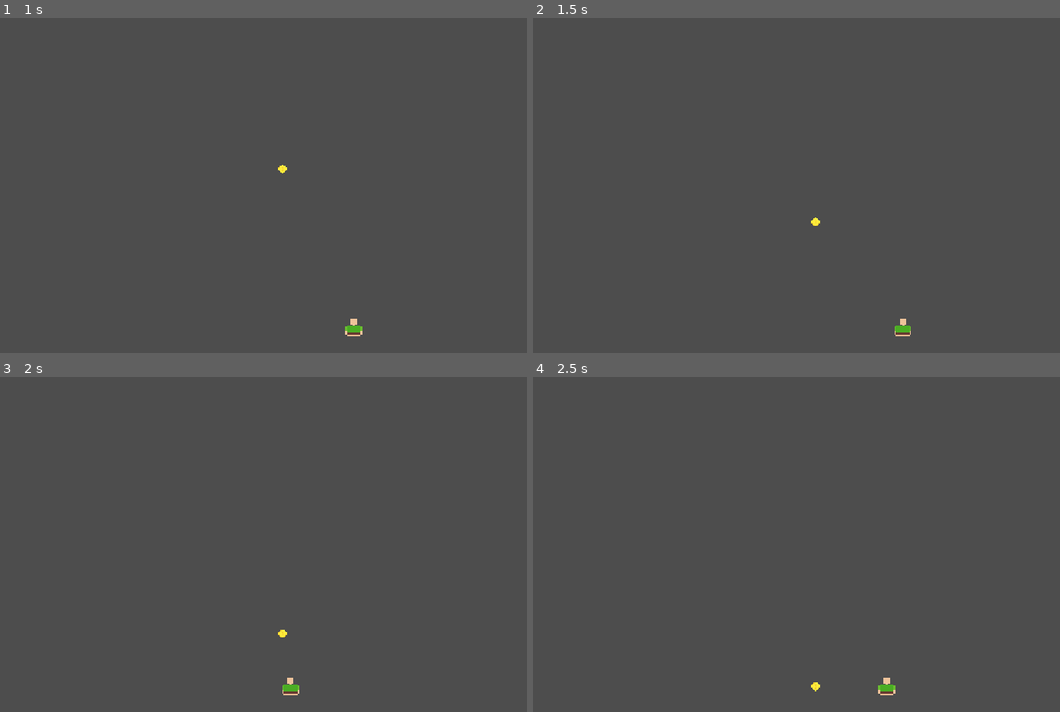
Above: before the commit, frames 1-4 (two rows, left to right).
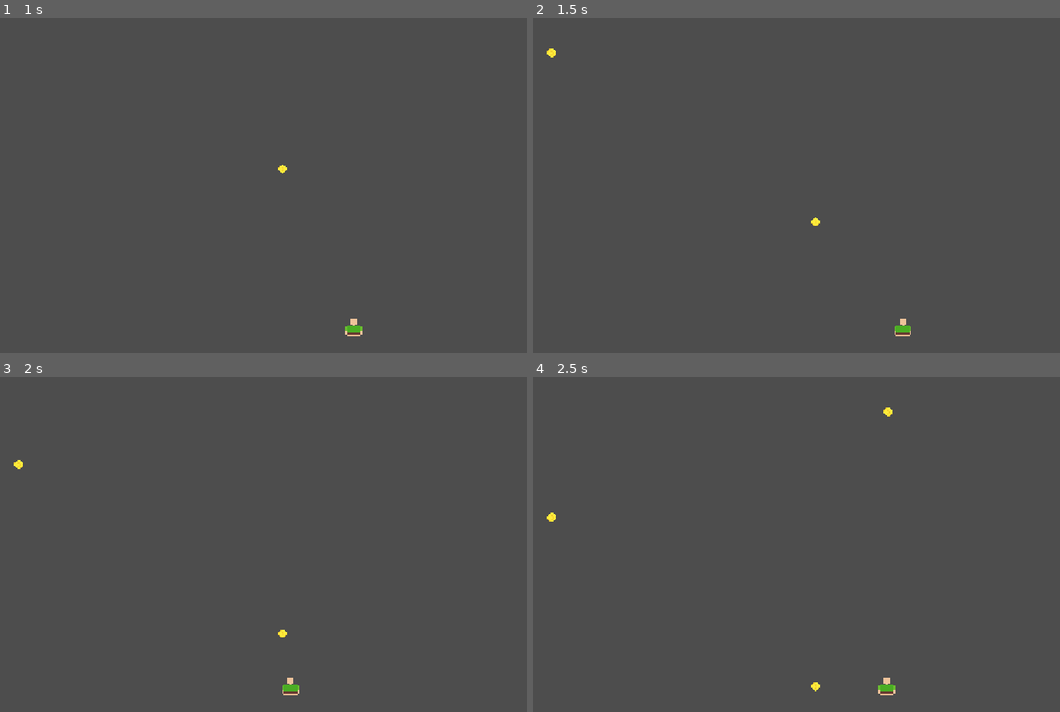
Above: after the commit, the same moments.

Repository: PaoPie1/coin-catcher
Game: Godot game, scene res://game.tscn
The game is run twice, just before and just after one commit, with the same random seed, the same clock (stepped at 60 frames per second) and the same inputs. This scene is started directly instead of the project's main scene.
Inputs:
- Up to frame 1 (1 s): tap Enter at 0.5 s; hold D (move_right) from 0.53 s (still down)
- Up to frame 2 (1.5 s): release D (move_right) at 1.28 s; hold A (move_left) from 1.28 s (still down)
- Up to frame 3 (2 s): keep holding A (move_left)
- Up to frame 4 (2.5 s): release A (move_left) at 2.03 s; hold D (move_right) from 2.03 s (still down)

Frame 1 is identical in both runs. In frame 2, less than 0.1% of the frame differs, in the area x 2-5%, y 9-12%; in frame 3, less than 0.1%; in frame 4, less than 0.1%, in the area x 2-69%, y 9-44%.

Commit message:
Spawn coins at random X positions with a timer

Diff:
--- a/game.gd
+++ b/game.gd
@@ -1,15 +1,11 @@
 extends Node2D
 
-
-# Called when the node enters the scene tree for the first time.
-func _ready() -> void:
-	pass # Replace with function body.
-
-
-# Called every frame. 'delta' is the elapsed time since the previous frame.
-func _process(delta: float) -> void:
-	pass
-
+var coin_scene: PackedScene = preload("res://coin.tscn")
 
 func _on_coin_timer_timeout() -> void:
-	print("Timer fired!")
+	var new_coin := coin_scene.instantiate()
+	new_coin.position = Vector2(randf_range(16.0, 1136.0), -20)
+
+	add_child(new_coin)
+
+	#print("Timer fired!")
